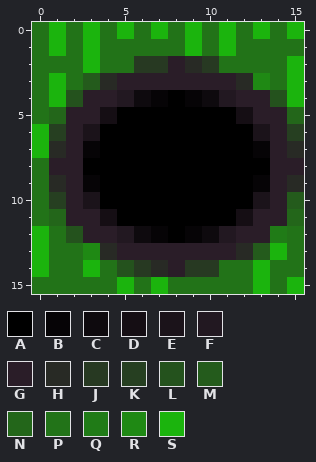
Two versions of one pixel-art sprite, src/main/resources/images/tiles/grass-pit.png. Above is the file before it was changed.
The file is 16x16 pixels. Colours within 5 levels of each other are drawn and written as one.
Palette (. is transparent): A #000000  B #060406  C #0e0a0e  D #150e14  E #1b131a  F #221821  G #2a1d28  H #282a25  J #273922  K #263f21  L #24521d  M #245b1c  N #23661a  P #227318  Q #207b17  R #1f8914  S #1bb40d
After the commit:
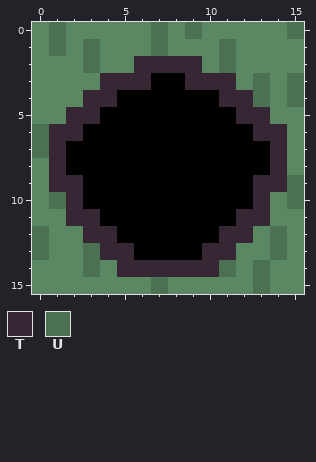
Colours new in this view: T #372734  U #4b7052
Edits made:
colour P: #227318 -> #5a8862
y 0: x 1 S -> U; x 3 S -> P; x 5 S -> P; x 7 S -> U; x 9 S -> U; x 11 S -> P; x 13 S -> P; x 15 S -> U
y 1: x 1 S -> U; x 3 S -> U; x 7 P -> U; x 9 S -> P; x 11 S -> U
y 2: x 3 S -> U; x 6..11 JJGHJP -> TTTTPU; x 15 S -> P
y 3: x 1 S -> P; x 3..13 MHGGGGGGGHR -> PTTTAATTTPU; x 15 S -> U
y 4: x 1..7 SLGGFCB -> PPTTAAA; x 9..15 BCFGGLS -> AATTUPU
y 5: x 1..4 NGGD -> PTTA; x 12..15 DGGN -> TTPP
y 6: x 0..3 SKGE -> UTTA; x 13..15 EGK -> TTP
y 7: x 0..3 SHGB -> UTAA; x 13..15 BGH -> ATP
y 8: x 1..2 GG -> TA; x 14..15 GG -> TP
y 9: x 1..3 HGB -> TTA; x 13..15 BGH -> TTU
y 10: x 1..3 KGE -> UTA; x 13..15 EGM -> TPU
y 11: x 1..4 NGGD -> PTTA; x 12..15 DGGN -> TTPP
y 12: x 0 S -> U; x 2..7 LGGFCB -> PTTAAA; x 9..14 BCFGGQ -> AATTPU
y 13: x 0 S -> U; x 3..14 RHGGGGGGGHMS -> UTTAAAATTPPU
y 14: x 0 S -> P; x 3 S -> U; x 5..11 LJHGJJP -> TTTTTTU; x 13 S -> U
y 15: x 5 S -> P; x 7 S -> U; x 13 S -> U; x 15 S -> P
Changed places in both pictures, as pixel boxes (x1, y1, x2, y2):
changed: (32, 22, 304, 294)
